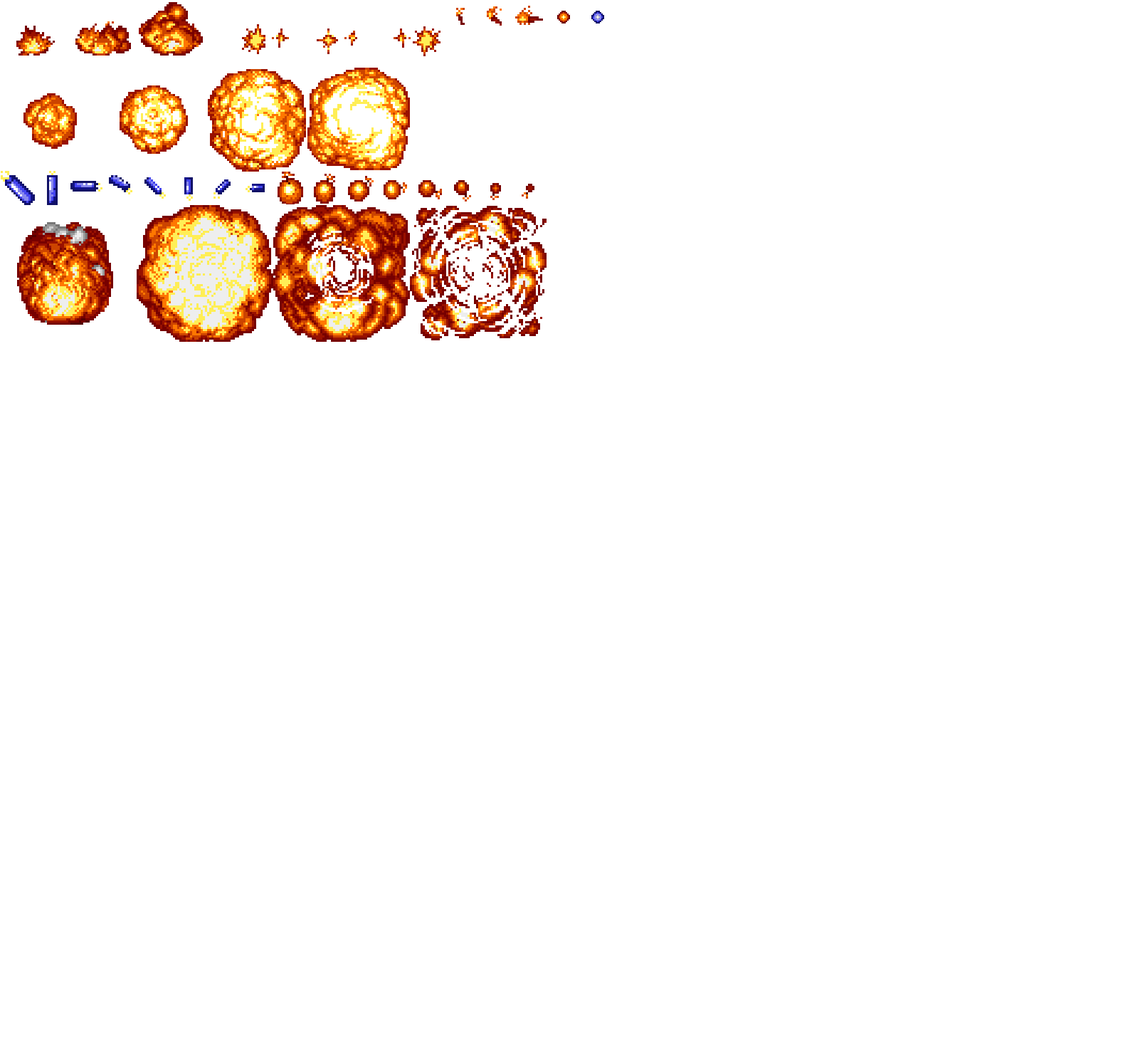
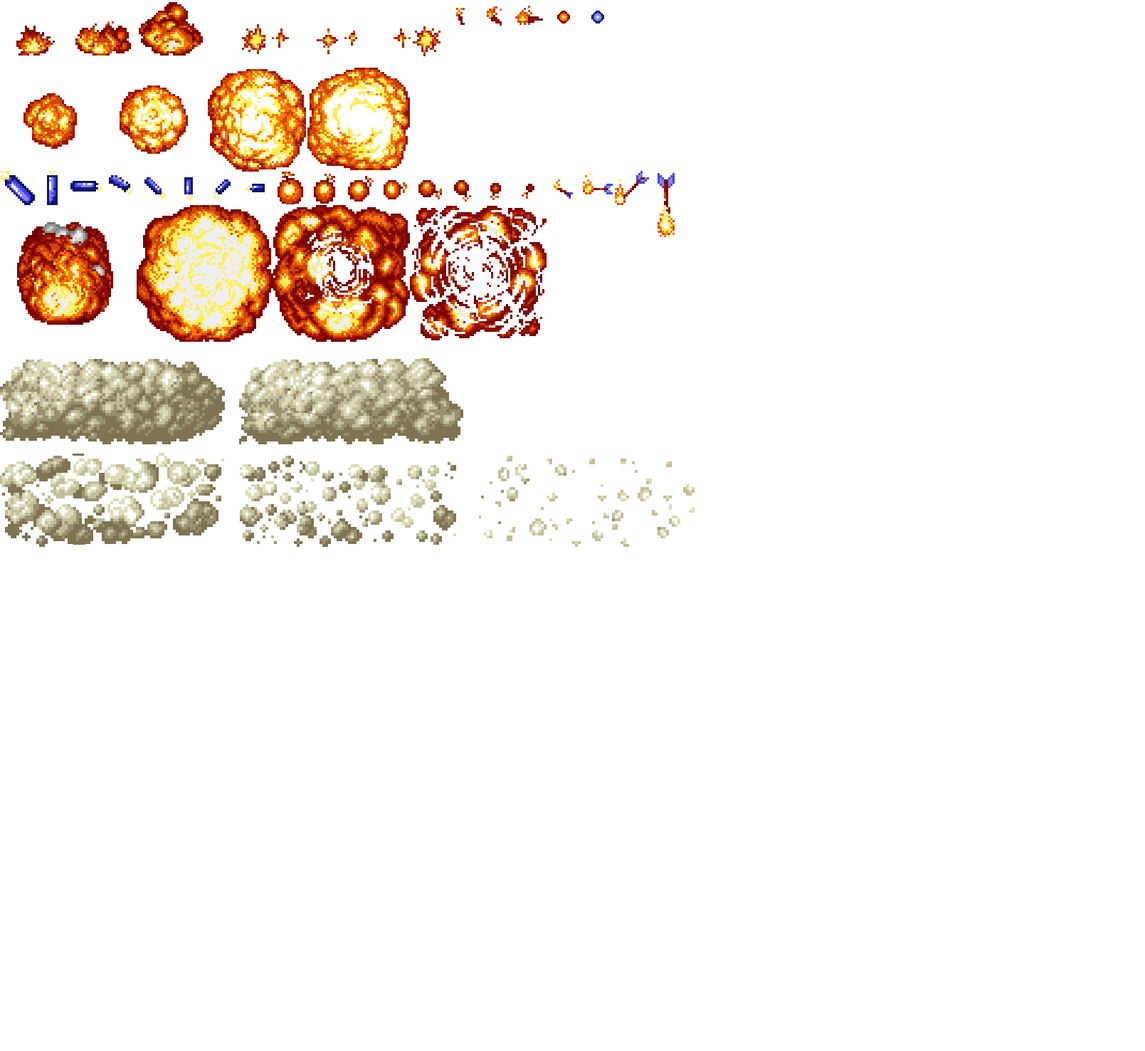
Layers edited between the first and the second (1145, 1051) image:
moved "Layer 0" above "Layer 2", painted on it over bbox(0, 170, 695, 547)
added layer "Layer 2" above "Layer 1" over bbox(553, 170, 675, 238)
